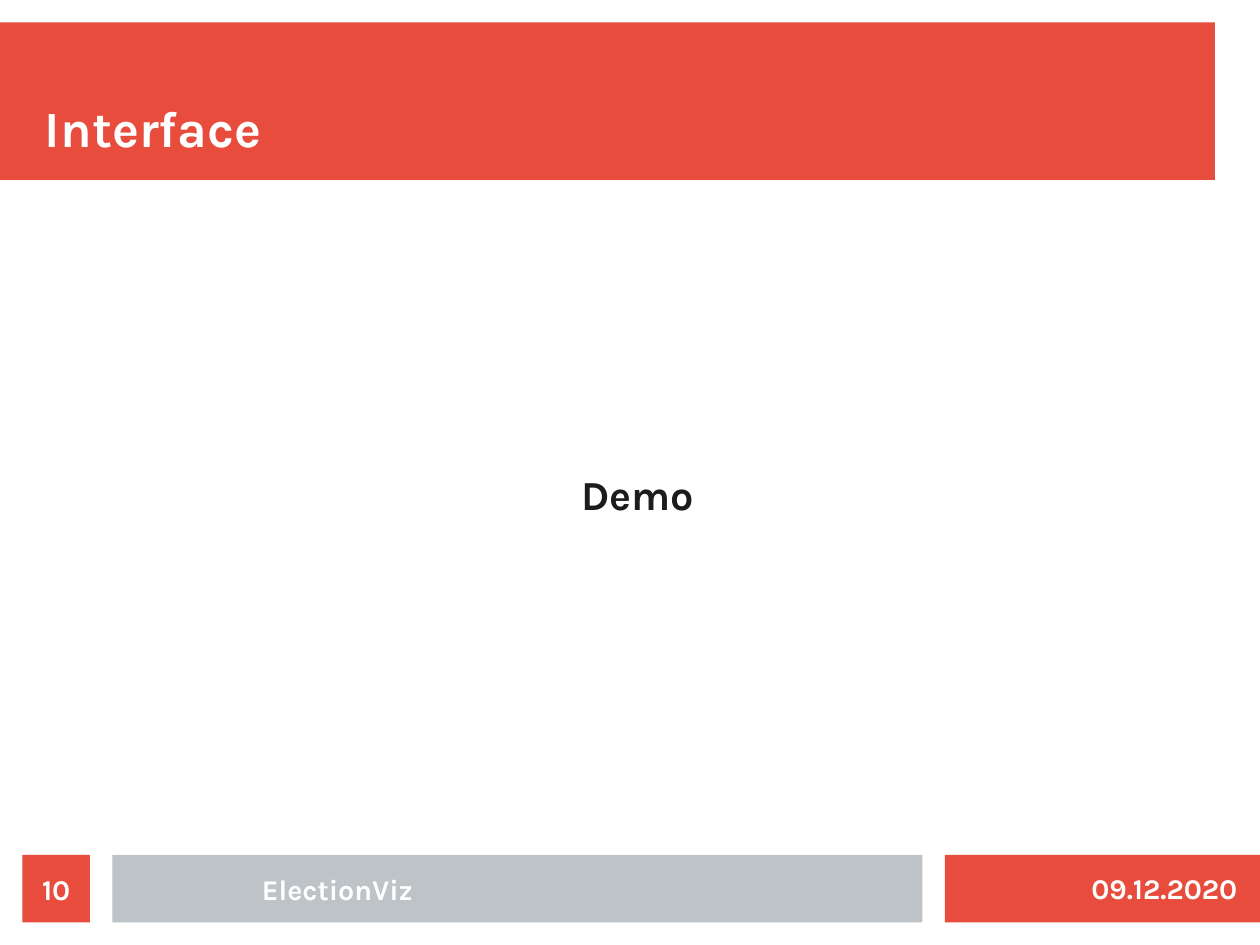
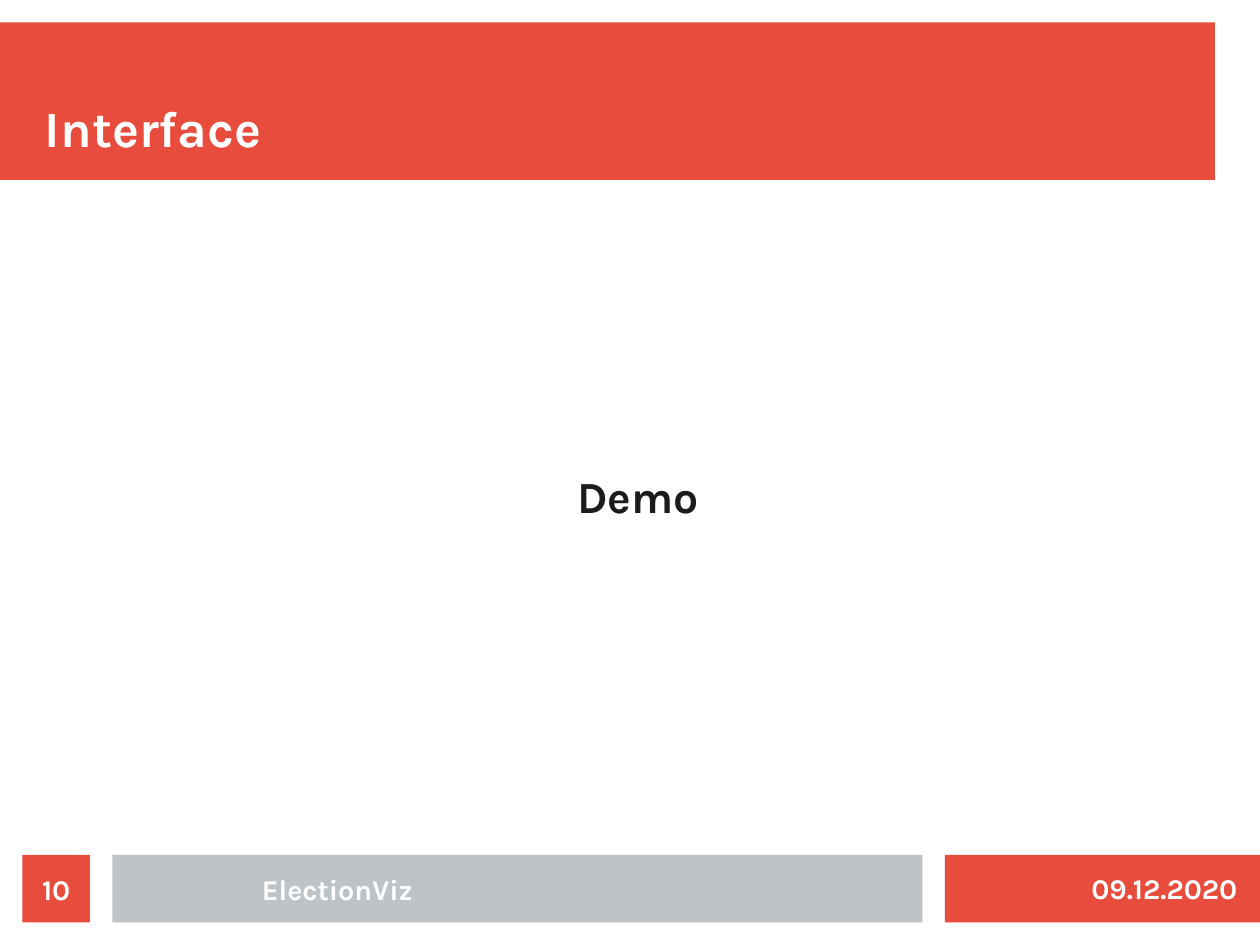
Before and after one commit to fziegner/election-visualization, a slide deck: slide 10 of slides_wcm_abschlusspraesentation.odp. Drawn at 1260x945 pixels with LibreOffice and Linux fonts; fonts in the diff are those of the drawing. Boxes give left, top, right and bottom in pixels: in the first picture for what was removed or moved away, otherwise in the second. Text is boxed around its words. In the diff, an @@ line names an element or a change of style, - is before the commit and + after.

```diff
--- a/slides_wcm_abschlusspraesentation.odp
+++ b/slides_wcm_abschlusspraesentation.odp
@@ text "Demo" at [577, 484, 698, 514]: size 26 to 28 pt @@
```
Also in this commit, not shown: 7 other slides changed.
